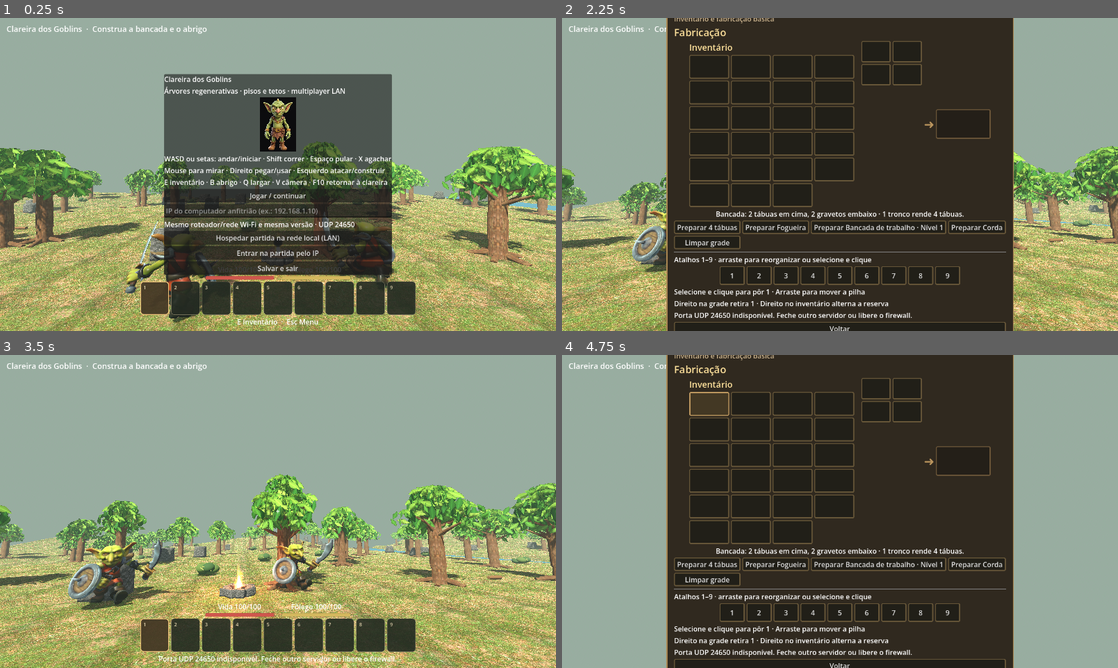
Above: before the commit, frames 1-4 (two rows, left to right).
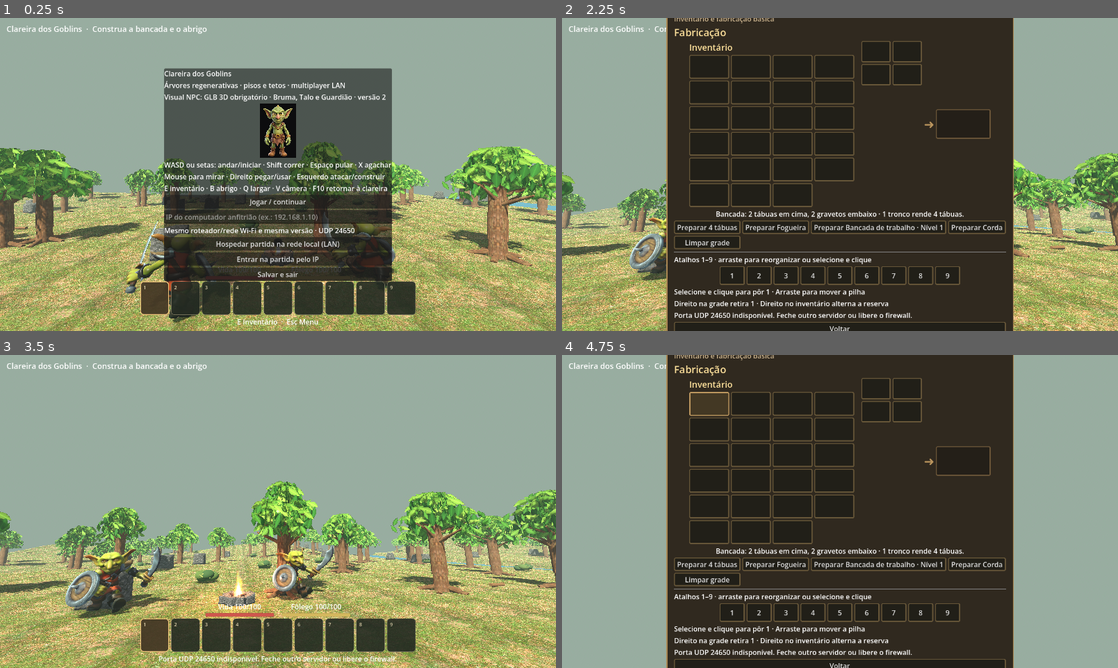
Above: after the commit, the same moments.

Repository: clebertressi88/clareira-dos-goblins
Game: Godot game, scene res://main.tscn
The game is run twice, just before and just after one commit, with the same random seed, the same clock (stepped at 60 frames per second) and the same inputs.
Inputs (mouse positions are in pixels of both pictures, inside the frame that each line leads up to):
- Up to frame 1 (0.25 s): no input
- Up to frame 2 (2.25 s): click "Hospedar partida na rede loca…" at 0.5 s; click "Jogar / continuar" at 1.25 s; tap Enter at 2 s; move the mouse to (867, 174) at 2.02 s; hold W (goblin_frente) from 2.03 s (still down); tap E at 2.1 s; click (867, 174) at 2.17 s
- Up to frame 3 (3.5 s): tap Space at 2.27, 2.57 s; release W (goblin_frente) at 2.75 s; click "Voltar" at 2.75 s
- Up to frame 4 (4.75 s): tap Space at 3.5, 3.77, 4.07 s; move the mouse to (812, 511) at 3.52 s; hold W (goblin_frente) 3.53-4.25 s; tap Enter at 3.6 s; tap E at 3.8 s; click (706, 405) at 4.27 s

The runs differ from the first frame. In frame 1, 9.7% of the frame differs, in the area x 29-71%, y 16-84%; in frame 2, 15%; in frame 3, 36%, in the area x 0-100%, y 38-100%; in frame 4, nothing differs.

Commit message:
fix: carregar GLB obrigatorio em todos os goblins NPC e validar export Windows

Diff:
--- a/Projeto-Godot/main.gd
+++ b/Projeto-Godot/main.gd
@@ -33,7 +33,9 @@
 const WALL_SIZE := CELL * 3.0
 const HOTBAR_SIZE := 9
 const NPC_PATROL_RADIUS := 8.0 # Limite da patrulha em metros, medido a partir da fogueira.
-const NPC_MODEL_PATH := "res://modelos/goblin_npc.glb" # Aparência dos NPCs; mantém o modelo antigo quando ausente.
+const NPC_MODEL_PATH := "res://modelos/goblin_npc.glb"
+# Preload obrigatorio: se o GLB nao for importado, o jogo nao compila uma aparencia antiga por engano.
+const NPC_MODEL_SCENE: PackedScene = preload("res://modelos/goblin_npc.glb")
 const BUILD_TAG := "Árvores regenerativas · pisos e tetos · multiplayer LAN"
 const BACKPACK_SIZE := 12
 const BACKPACK_STACK_LIMIT := 64
@@ -1213,19 +1215,13 @@
 # Mantém toda a lógica do NPC (colisão, patrulha, interação e rede) independente da aparência.
 # O GLB fornecido não possui skeleton nem animações. Normaliza escala e chão
 # mesmo quando o recurso foi exportado com unidades muito grandes.
-func goblin_npc(o: Node3D, garment: Color) -> void:
-	if not ResourceLoader.exists(NPC_MODEL_PATH):
-		push_warning("O modelo 3D goblin_npc.glb nao esta incluido nesta compilacao; os NPCs mantem o visual antigo ate a publicacao do arquivo.")
-		goblin(o,garment)
-		return
-	var packed: PackedScene = ResourceLoader.load(NPC_MODEL_PATH) as PackedScene
-	if packed == null:
-		goblin(o,garment)
-		return
-	var instance: Node = packed.instantiate()
+func goblin_npc(o: Node3D, _garment: Color) -> void:
+	# Bruma, Talo e Guardiao devem usar o GLB; nunca mostrar o visual antigo silenciosamente.
+	var instance: Node = NPC_MODEL_SCENE.instantiate()
 	if not instance is Node3D:
-		instance.queue_free()
-		goblin(o,garment)
+		push_error("O modelo goblin_npc.glb nao produziu um Node3D valido.")
+		if instance != null:
+			instance.queue_free()
 		return
 	var pivot := Node3D.new()
 	pivot.name = "ModeloGoblinPivot"
@@ -1250,8 +1246,8 @@
 					high = high.max(local_corner)
 		found = true
 	if not found:
+		push_error("O modelo goblin_npc.glb nao possui MeshInstance3D; revise a importacao.")
 		pivot.queue_free()
-		goblin(o,garment)
 		return
 	var ratio := 1.50/maxf(high.y-low.y,0.01)
 	model.scale = Vector3.ONE*ratio
@@ -1411,7 +1407,7 @@
 	visual.name = "Visual"
 	body.add_child(visual)
 	if kind=="guardian":
-		goblin(visual,Color("#784d88"))
+		goblin_npc(visual,Color("#784d88"))
 		collider(body,Vector3(.8,1.5,.6),Vector3.UP*.75)
 		return body
 	var rabbit := kind=="rabbit"
@@ -1895,8 +1891,7 @@
 	clear_menu()
 	label("Clareira dos Goblins")
 	label(BUILD_TAG)
-	if not ResourceLoader.exists(NPC_MODEL_PATH):
-		label("AVISO: modelo 3D dos NPCs ausente. Publique modelos/goblin_npc.glb antes de atualizar.")
+	label("Visual NPC: GLB 3D obrigatório · Bruma, Talo e Guardião · versão 2")
 	var portrait := TextureRect.new()
 	portrait.texture = preload("res://protagonista.jpg")
 	portrait.custom_minimum_size = Vector2(92,125)
@@ -3086,7 +3081,10 @@
 		if not mob.is_on_floor():
 			mob.velocity.y -= dt*15
 		mob.move_and_slide()
-		walk_pose(mob.get_node("Visual"),mob.get_real_velocity(),dt,mob.is_on_floor())
+		var mob_visual: Node3D = mob.get_node("Visual")
+		walk_pose(mob_visual,mob.get_real_velocity(),dt,mob.is_on_floor())
+		if kind=="guardian":
+			animate_npc_model(mob_visual,mob.get_real_velocity(),dt,mob.is_on_floor())
 
 func update_rabbit(mob: CharacterBody3D, toward_player: Vector3, distance: float, dt: float) -> void:
 	var fleeing := distance<6.0
--- /dev/null
+++ b/Projeto-Godot/tests/test_goblin_npc_model.gd
@@ -0,0 +1,62 @@
+extends SceneTree
+# Testa o recurso realmente importado e a aparencia dos goblins em uma cena instanciada.
+
+func _initialize() -> void:
+	call_deferred("_run")
+
+func fail(message: String) -> void:
+	printerr("GOBLIN MODEL FAIL: " + message)
+	quit(1)
+
+func model_visible(game: Node3D, id: String) -> bool:
+	var objects: Dictionary = game.get("objects")
+	if not objects.has(id):
+		return false
+	var npc := objects[id] as Node3D
+	if npc == null:
+		return false
+	var visual := npc.get_node_or_null("Visual") as Node3D
+	if visual == null or not visual.has_meta("modelo_goblin_npc"):
+		return false
+	var model := visual.get_node_or_null("ModeloGoblinPivot/ModeloGoblin") as Node3D
+	if model == null:
+		return false
+	var meshes := model.find_children("*","MeshInstance3D",true,false)
+	if meshes.size() < 2:
+		return false
+	for mesh_node in meshes:
+		var mesh_instance := mesh_node as MeshInstance3D
+		if mesh_instance != null and mesh_instance.mesh != null:
+			return true
+	return false
+
+func _run() -> void:
+	var glb := load("res://modelos/goblin_npc.glb") as PackedScene
+	if glb == null:
+		fail("O GLB nao foi importado como PackedScene.")
+		return
+	var scene := load("res://main.tscn") as PackedScene
+	if scene == null:
+		fail("Cena principal nao encontrada.")
+		return
+	var game := scene.instantiate() as Node3D
+	if game == null:
+		fail("Nao foi possivel instanciar main.tscn.")
+		return
+	root.add_child(game)
+	await process_frame
+	await physics_frame
+	for npc_id in ["Bruma","Talo"]:
+		if not model_visible(game,npc_id):
+			fail("%s nao esta usando a malha GLB na cena." % npc_id)
+			return
+	var guardian := game.call("creature","guardian","teste-guardiao-glb",Vector3(3.0,0.0,-15.0),game) as CharacterBody3D
+	if guardian == null or not model_visible(game,"teste-guardiao-glb"):
+		fail("Guardiao continua com a aparencia antiga.")
+		return
+	var player_model := game.get("player_model") as Node3D
+	if player_model != null and player_model.has_meta("modelo_goblin_npc"):
+		fail("Protagonista mudou sem autorizacao.")
+		return
+	print("GOBLIN MODEL OK: Bruma, Talo e Guardiao renderizam o GLB; jogador preservado.")
+	quit(0)
